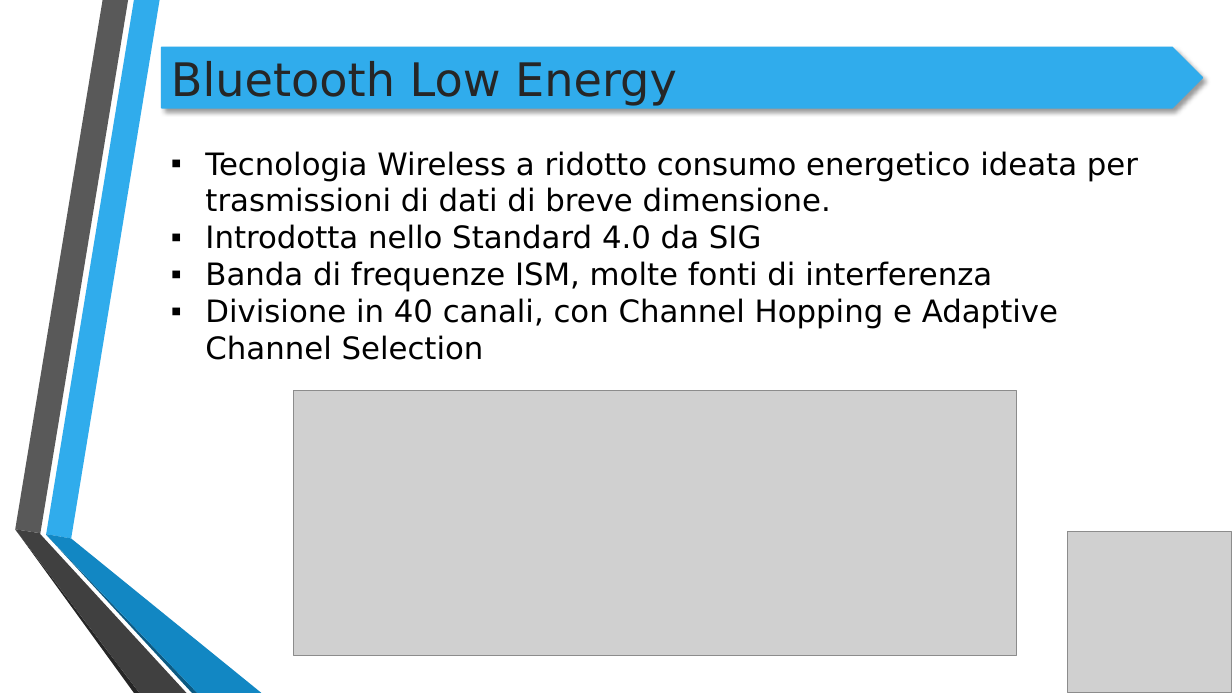
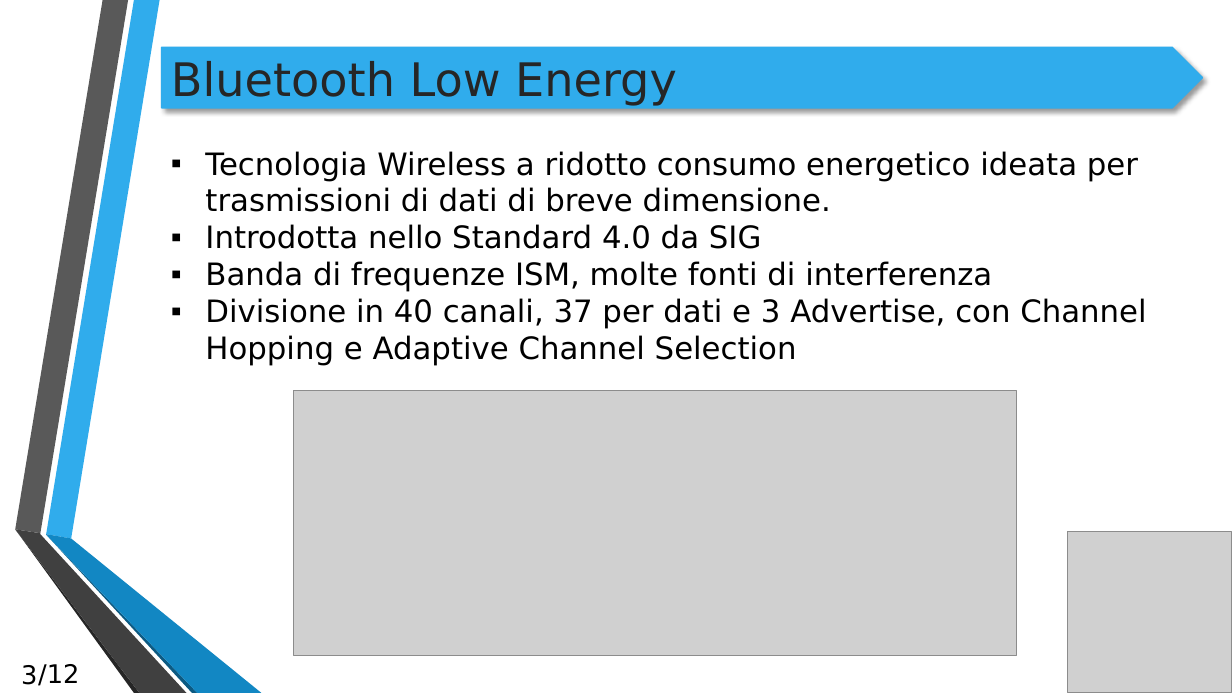
Before and after one commit to Slv3r/tesi-laurea, a slide deck: slide 3 of Presentazione/Presentazione Tesi.pptx. Drawn at 1232x693 pixels with LibreOffice and Linux fonts; fonts in the diff are those of the drawing; grey boxes stand for pictures; background and template pictures are left out. Boxes give left, top, right and bottom in pixels: in the first picture for what was removed or moved away, otherwise in the second. Text is boxed around its words. In the diff, an @@ line names an element or a change of style, - is before the commit and + after.

```diff
--- a/Presentazione/Presentazione Tesi.pptx
+++ b/Presentazione/Presentazione Tesi.pptx
@@ text at [205,298,1146,366]: text changed @@
-▪ Divisione in 40 canali, con Channel Hopping e Adaptive Channel Selection
+▪ Divisione in 40 canali, 37 per dati e 3 Advertise, con Channel Hopping e Adaptive Channel Selection
@@ page number added at [21,664,79,686], 20 pt, text #000000 @@
+3
@@ text added at [21,664,79,686], 20 pt, text #000000 @@
+/12
```
Also in this commit, not shown: 11 other slides changed, 1 slide added, 4 other files.
